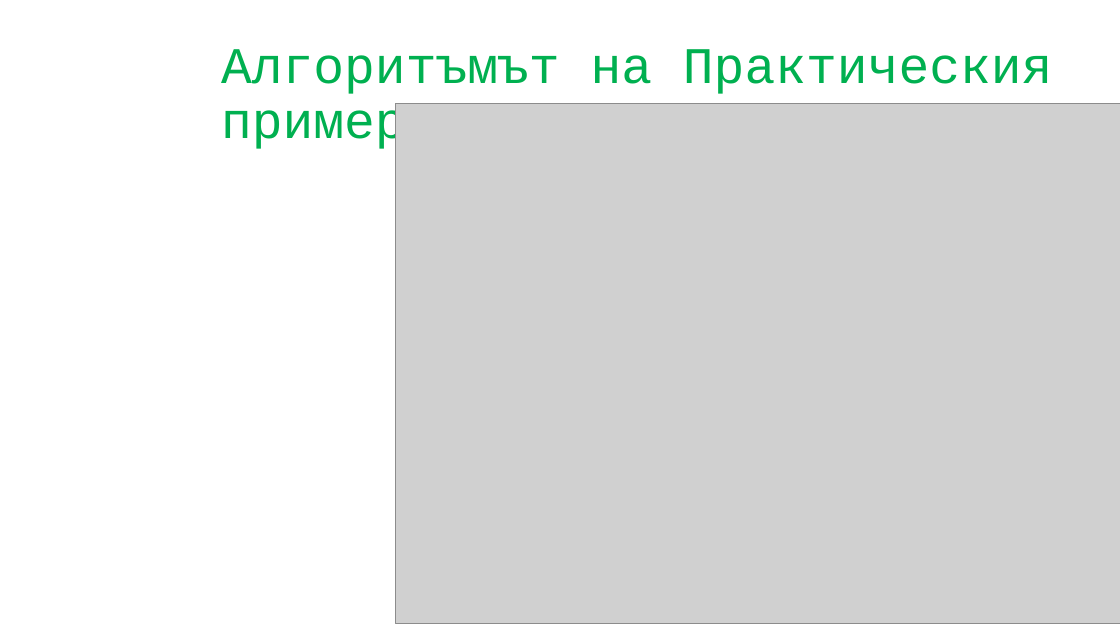
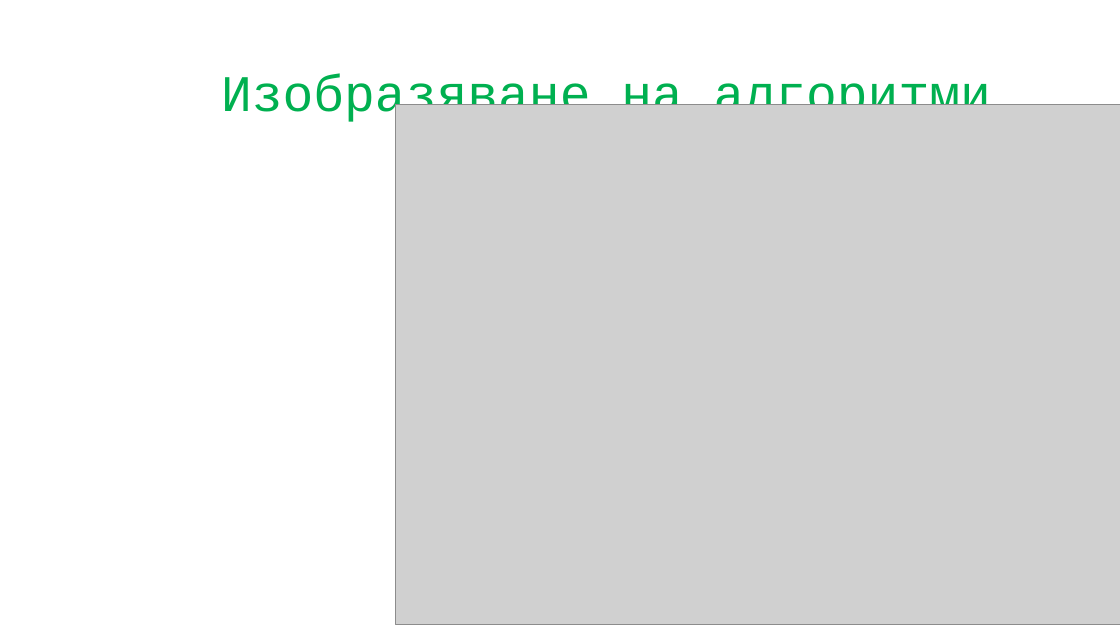
Before and after one commit to CoderDojoBulgaria/CoderDojo-2020-Autumn, a slide deck: slide 6 of Algo_Coding_Java/Presentations/Statements_and_Conditions.pptx. Drawn at 1120x630 pixels with LibreOffice and Linux fonts; fonts in the diff are those of the drawing; grey boxes stand for pictures; background and template pictures are left out. Boxes give left, top, right and bottom in pixels: in the first picture for what was removed or moved away, otherwise in the second. Text is boxed around its words. In the diff, an @@ line names an element or a change of style, - is before the commit and + after.

```diff
--- a/Algo_Coding_Java/Presentations/Statements_and_Conditions.pptx
+++ b/Algo_Coding_Java/Presentations/Statements_and_Conditions.pptx
@@ title at (221,73,991,125): text changed @@
-Алгоритъмът на Практическия пример
+Изобразяване на алгоритми
```
Also in this commit, not shown: 1 other slide changed, 1 slide added, 1 slide removed.
